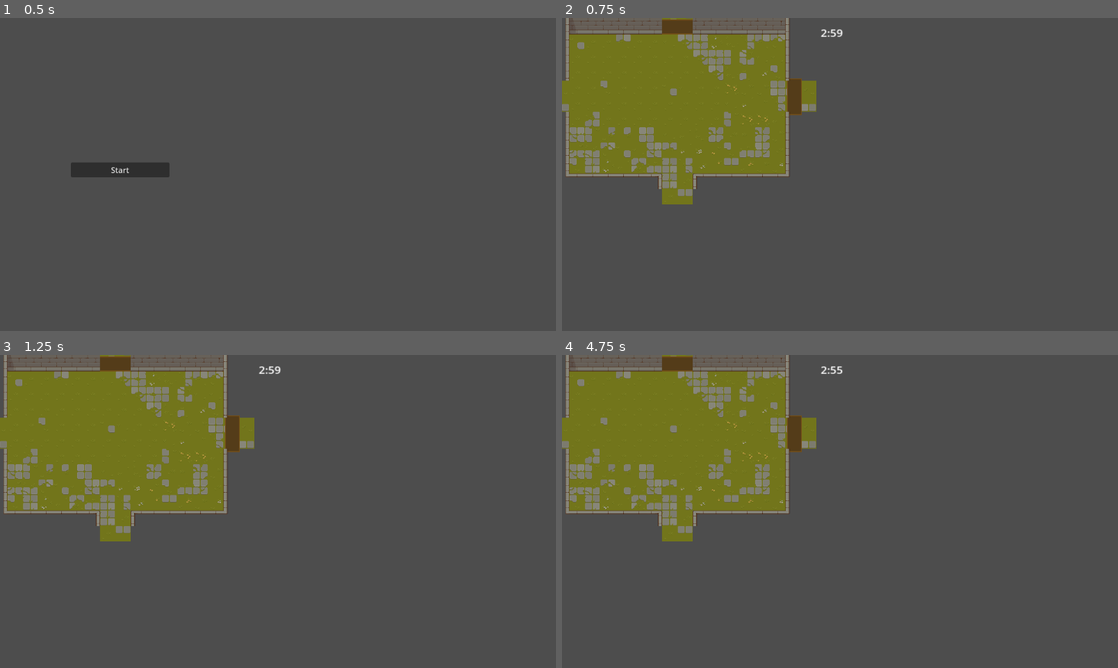
Above: before the commit, frames 1-4 (two rows, left to right).
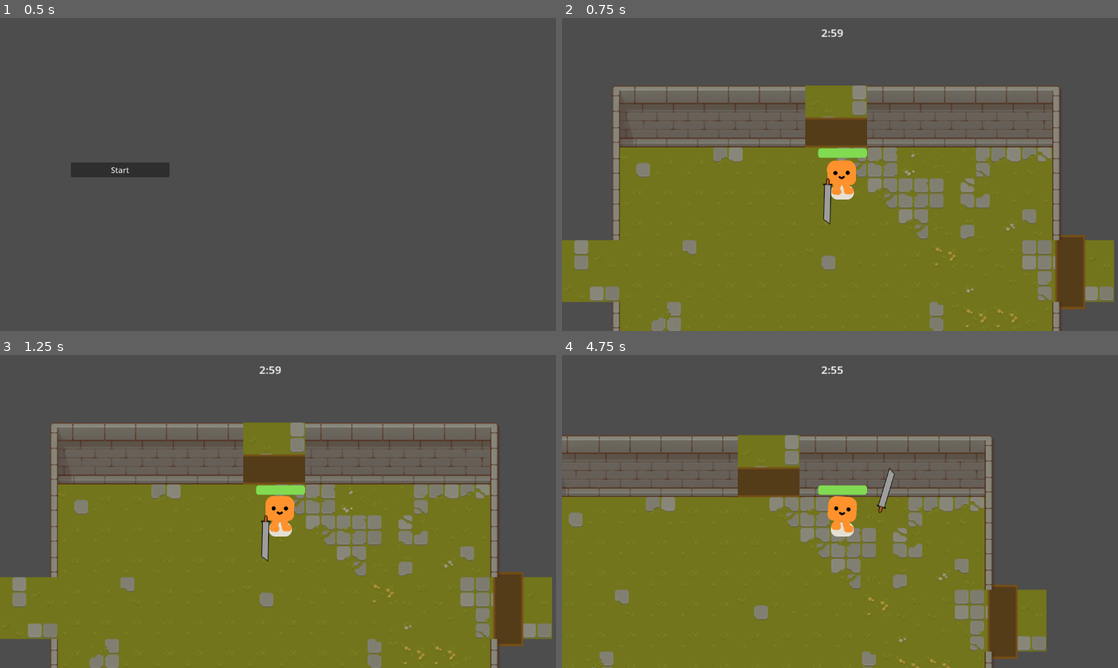
Above: after the commit, the same moments.

Repository: Filip22022/MazePrisoner
Game: Godot game, scene res://game.tscn
Two runs of this game, one before a commit and one after it. Both use one fixed random seed, a clock stepped at 60 frames per second and the inputs below.
Inputs (mouse positions are in pixels of both pictures, inside the frame that each line leads up to):
- Up to frame 1 (0.5 s): no input
- Up to frame 2 (0.75 s): click "Start" at 0.5 s
- Up to frame 3 (1.25 s): no input
- Up to frame 4 (4.75 s): tap Enter at 1.25 s; move the mouse to (962, 495) at 1.27 s; hold D (move_right) 1.28-2.03 s; click (962, 495) at 1.35 s; move the mouse to (728, 527) at 2.02 s; hold S (move_down) 2.03-2.78 s; tap Space (Dash) at 2.1, 3.5, 3.6 s; move the mouse to (895, 442) at 2.77 s; hold D (move_right) 2.78-3.53 s; click (895, 442) at 2.85 s; move the mouse to (812, 574) at 3.52 s; hold W (move_up) 3.53-4.28 s; move the mouse to (1006, 558) at 4.27 s; hold A (move_left) from 4.28 s (still down); click (1006, 558) at 4.35 s

Frame 1 is identical in both runs. In frame 2, 74% of the frame differs, in the area x 0-100%, y 0-100%; in frame 3, 74%; in frame 4, 66%.
Error before the commit: Attempt to call function 'instantiate' in base 'null instance' on a null instance. (res://scenes/SceneManager.gd:61)

Commit message:
move game timer to main game scene

Diff:
--- a/UI/UIManager.gd
+++ b/UI/UIManager.gd
@@ -1,9 +1,11 @@
 class_name UIManager
 extends CanvasLayer
 
-var timer
+@onready var timer = $GameTimer
+
+func _ready():
+	timer.hide()
 
 func start_game():
-	timer = load("res://UI/timer_hud.tscn").instantiate()
-	add_child(timer)
+	timer.show()
 	timer.start(3)
--- a/UI/timer_hud.gd
+++ b/UI/game_timer.gd
@@ -1,4 +1,6 @@
 extends Control
+
+signal timeout
 
 func _process(delta):
 	$TimerLabel.text = time_to_string($Timer.time_left)
@@ -13,3 +15,6 @@
 	var seconds = int(time_in_seconds)%60
 	var minutes = (int(time_in_seconds) - seconds)/60
 	return str(minutes) + ":" + str(seconds)
+
+func emit_timeout():
+	timeout.emit()
--- a/UI/timer_hud.tscn
+++ b/UI/game_timer.tscn
@@ -1,8 +1,8 @@
 [gd_scene load_steps=2 format=3 uid="uid://b8xthppp1k7fo"]
 
-[ext_resource type="Script" path="res://UI/timer_hud.gd" id="1_3xqc7"]
+[ext_resource type="Script" path="res://UI/game_timer.gd" id="1_3xqc7"]
 
-[node name="TimerHUD" type="Control"]
+[node name="GameTimer" type="Control"]
 layout_mode = 3
 anchors_preset = 15
 anchor_right = 1.0
@@ -20,3 +20,5 @@
 scale = Vector2(1.44, 1.28)
 
 [node name="Timer" type="Timer" parent="."]
+
+[connection signal="timeout" from="Timer" to="." method="emit_timeout"]
--- a/game.gd
+++ b/game.gd
@@ -2,3 +2,7 @@
 
 func _init():
 	pass
+
+func start_game():
+	$SceneManager.start_game()
+	$UIManager.start_game()
--- a/game.tscn
+++ b/game.tscn
@@ -1,10 +1,11 @@
-[gd_scene load_steps=6 format=3 uid="uid://bfupgidqu24r1"]
+[gd_scene load_steps=7 format=3 uid="uid://bfupgidqu24r1"]
 
 [ext_resource type="Script" path="res://game.gd" id="1_hxirs"]
 [ext_resource type="Script" path="res://scenes/SceneManager.gd" id="3_jjlmg"]
 [ext_resource type="PackedScene" uid="uid://bsq8kcfy5acg5" path="res://scenes/menus/start_menu.tscn" id="4_e1sqp"]
 [ext_resource type="Script" path="res://maze_generation/MazeGenerator.gd" id="4_kpke4"]
 [ext_resource type="Script" path="res://UI/UIManager.gd" id="5_p0hqd"]
+[ext_resource type="PackedScene" uid="uid://b8xthppp1k7fo" path="res://UI/game_timer.tscn" id="6_tuvjb"]
 
 [node name="Game" type="Node2D"]
 y_sort_enabled = true
@@ -24,4 +25,8 @@
 [node name="UIManager" type="CanvasLayer" parent="."]
 script = ExtResource("5_p0hqd")
 
-[connection signal="start_game" from="SceneManager/StartMenu" to="UIManager" method="start_game"]
+[node name="GameTimer" parent="UIManager" instance=ExtResource("6_tuvjb")]
+offset_left = 1.0
+offset_right = 1.0
+
+[connection signal="start_game" from="SceneManager/StartMenu" to="." method="start_game"]
--- a/scenes/SceneManager.gd
+++ b/scenes/SceneManager.gd
@@ -9,7 +9,6 @@
 
 func _ready():
 	current_scene = $StartMenu
-	current_scene.start_game.connect(start_game)
 
 func change_room(direction: Directions.Direction):
 	call_deferred("_deferred_change_room", direction)
@@ -57,6 +56,6 @@
 	player.position = player_position
 
 func _create_player():
-	var p = load("res://player.tscn")
+	var p = load("res://player/player.tscn")
 	self.player = p.instantiate()
 	add_child(player)
